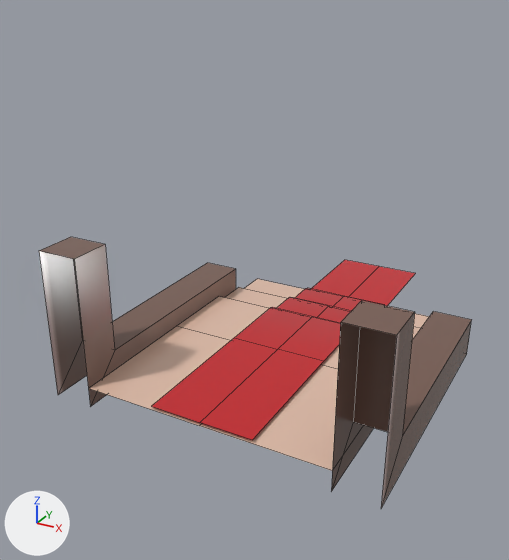
The FBX model Assets/People/RJ/Level/[export]/throneFloor.fbx, before and after one commit.
The view is the same before and after, from a camera (50 mm lens) standing at (10.6, -15.6, 13.3) and looking at (-1.4, 6.2, 2.4). Every picture has the same lights, and +X, +Y and +Z are marked at lower left. Mesh edges are drawn as thin lines. Where no turn or scale is listed for an object, it has been applied to the vertices.

The first picture shows 'throneFloor'.
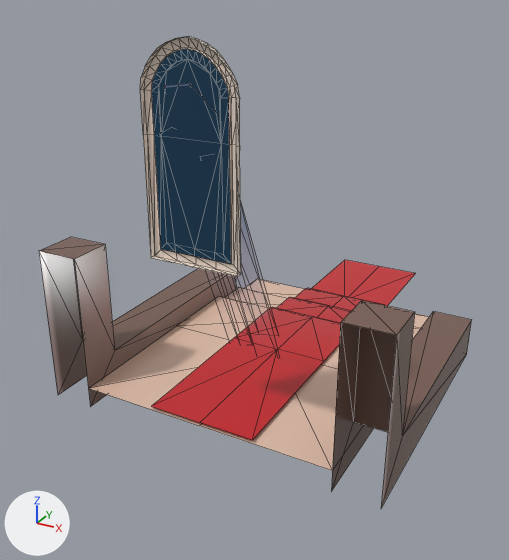
Commit message: throne window

Boxes [x1, y1, x2, y2] around the edits, measured in the pictures (509 x 560 px):
'throneFloor', reshaped (74% taller)
    before: [39, 237, 471, 508]
    after: [39, 36, 471, 508]
part 1 of me_mesh, added
    after: [140, 36, 241, 277]
part 2 of me_mesh, built on
    before: [39, 242, 467, 472]
    after: [39, 83, 467, 472]

The change in detail:
Picture '02-01.png' (img_02_01_png) is new.
Material 'Material #56' (mat_material__56) is new.
Its texture is img_02_01_png (with its transparency).
Its roughness is 0.2.
me_mesh is used by ob_thronefloor; location (0.0, 0.0, 0.0).
me_mesh had 99 vertices, 64 faces and spanned x -6.1..6.1, y 0.0..17.0, z -0.8..4.8.
me_mesh now has 225 vertices, 334 faces and spans x -6.1..6.1, y 0.0..17.0, z -0.8..11.7.
me_mesh part 1: a new loose piece of 110 vertices spanning x -1.5..1.5, y 0.0..0.2, z 5.5..11.7, in mat_material__2 (picture img_01_png).
Part 2, on me_mesh:
64 faces are deleted.
16 vertices are added at x -1.8..1.1, y 0.1..5.3, z -0.8..10.6.
10 new faces join them, mat_material__56 (picture img_02_01_png).
40 new faces join them, mat_material__53 (picture img_walls01_png).
32 new faces join them, mat_material__54 (picture img_floor01_png).
56 new faces join them, mat_material__2 (picture img_01_png).
me_mesh now uses material mat_material__56 (picture img_02_01_png).
